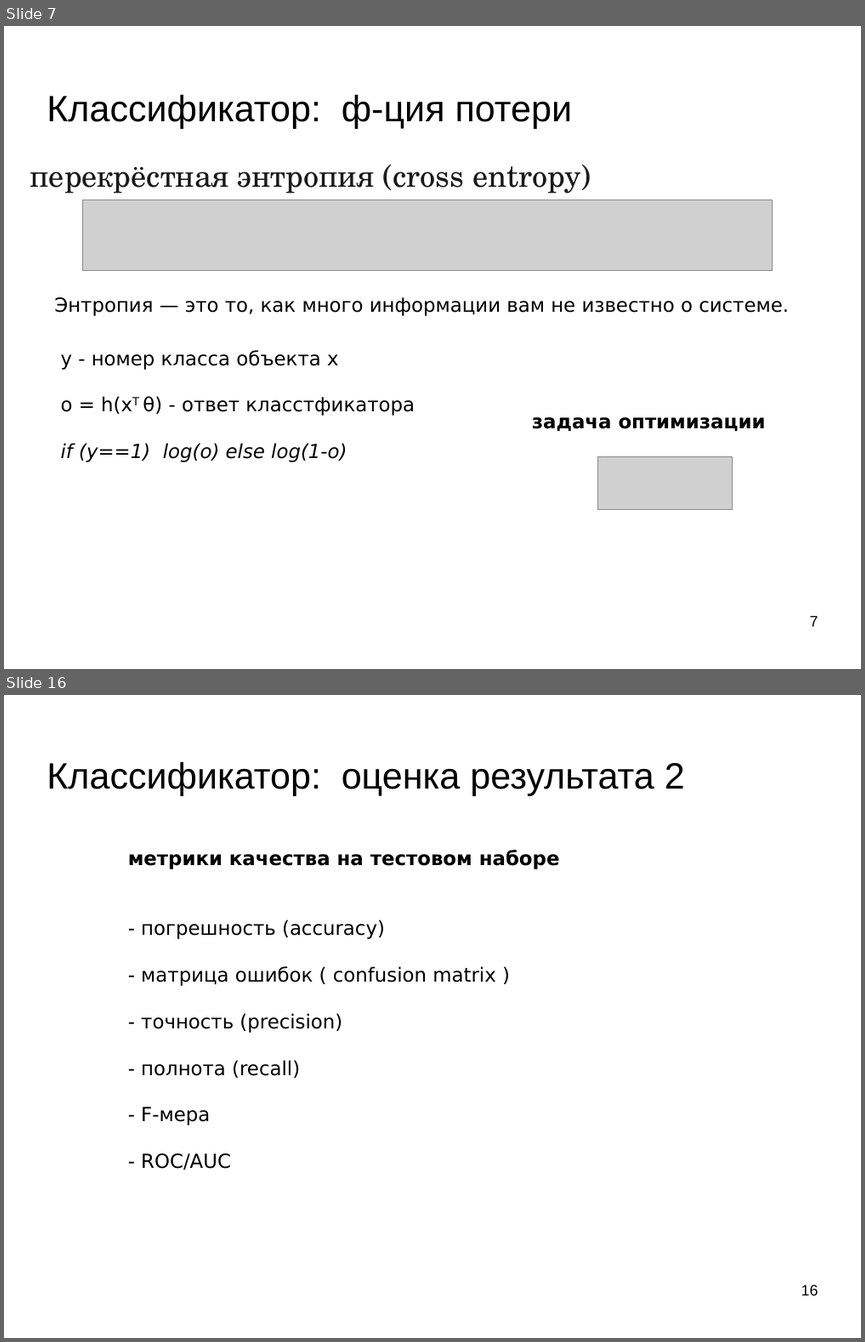
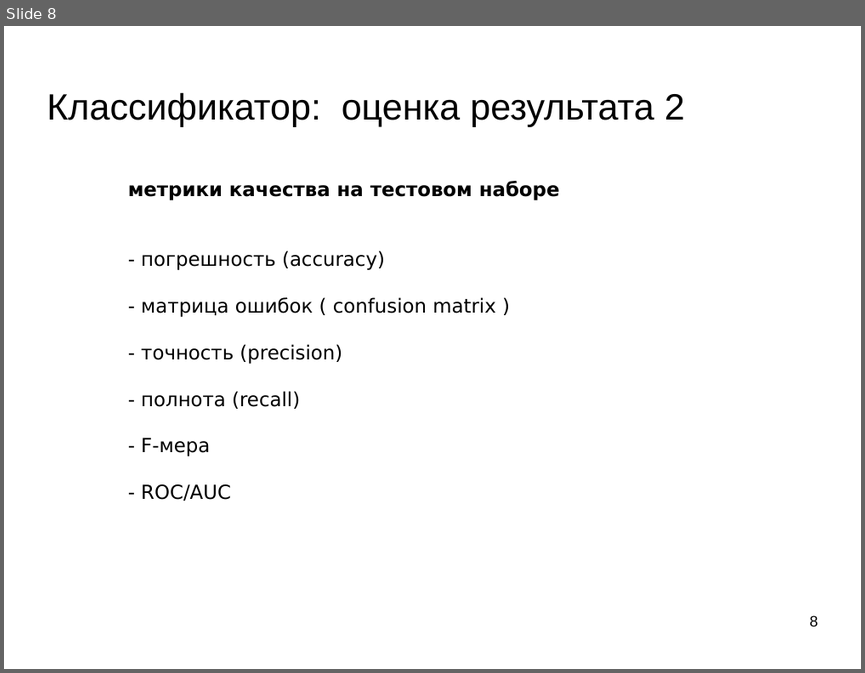
Before and after one commit to mechanoid5/ml_lectorium_legacy, a slide deck: 07-roc-auc.odp. Shown one above the other, each under a label of ours: slides 7 and 16 before the commit, slide 8 after it; the slides between them are not shown. The pictures are 865x1342 and 865x673 pixels, drawn with LibreOffice and Linux fonts; fonts in the diff are those of the drawing; grey boxes stand for pictures; background and template pictures are left out. Boxes give left, top, right and bottom in pixels: in the first picture for what was removed or moved away, otherwise in the second. Text is boxed around its words. In the diff, an @@ line names an element or a change of style, - is before the commit and + after.

```diff
--- a/07-roc-auc.odp
+++ b/07-roc-auc.odp
@@ slide 7 removed at box(4, 26, 861, 669), background picture (left out) @@
@@ title removed at box(46, 94, 573, 129) @@
-Классификатор: ф-ция потери
@@ text removed at box(30, 164, 590, 193) @@
-перекрёстная энтропия (cross entropy)
@@ picture removed at box(82, 200, 772, 271) @@
@@ text removed at box(54, 297, 789, 316) @@
-Энтропия — это то, как много информации вам не известно о системе.
@@ text removed at box(61, 350, 415, 462) @@
-y - номер класса объекта х
-o = h(xT θ) - ответ класстфикатора
-if (y==1) log(o) else log(1-o)
@@ text removed at box(532, 417, 766, 431) @@
-задача оптимизации
@@ picture removed at box(598, 457, 732, 510) @@
@@ page number removed at box(810, 615, 818, 626) @@
-7
@@ what was slide 16 is now slide 8 @@
@@ page number at box(810, 615, 818, 626): text changed @@
-16
+8
```
Also in this commit, not shown: 12 slides changed, 1 slide added, 8 other slides removed.
